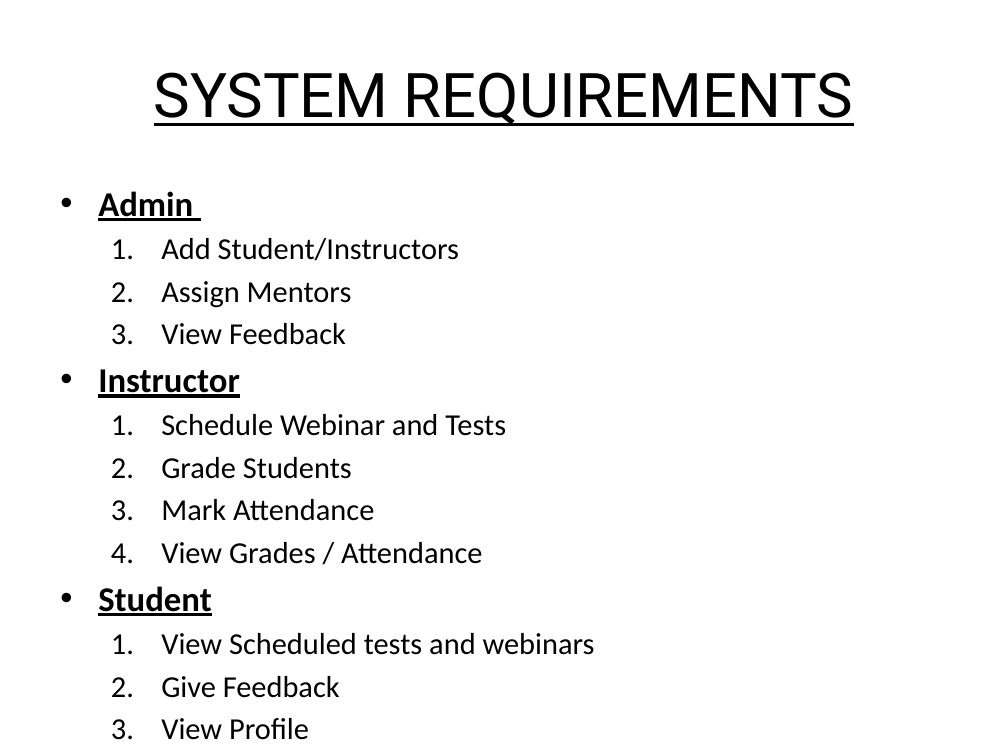
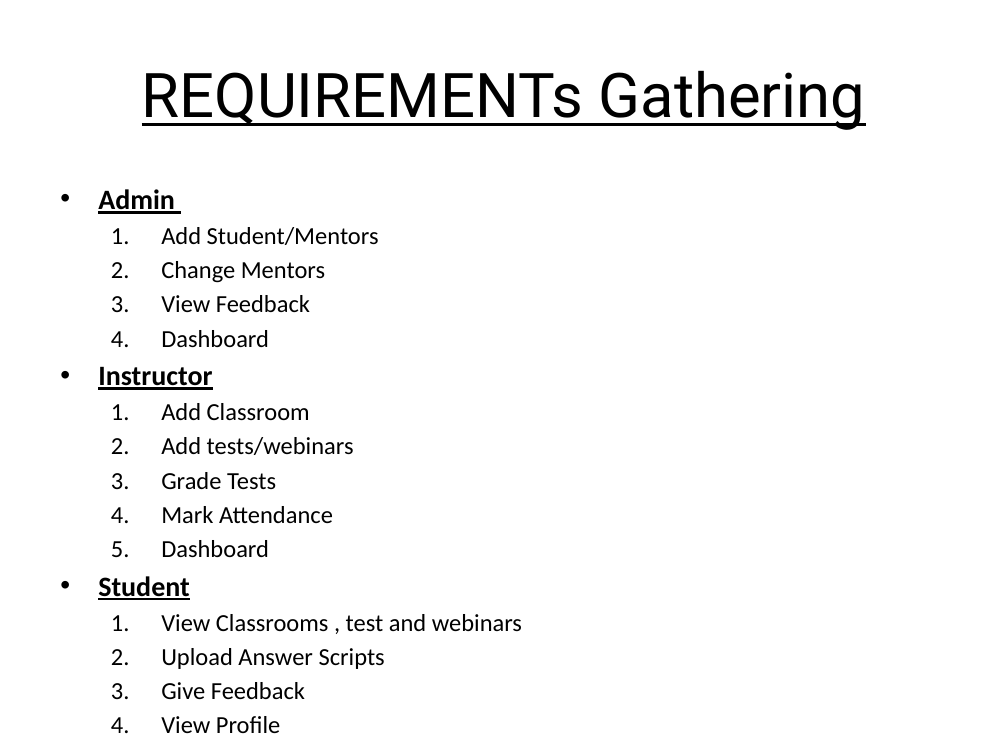
Before and after one commit to Srivathssan-Vijayakumar/SPD_Website, a slide deck: slide 4 of Mentor-Mentee-Portal/SPD Presentation/SPD Presentation.pptx (slide 8 before the commit). Drawn at 1008x756 pixels with LibreOffice and Linux fonts; fonts in the diff are those of the drawing. Boxes give left, top, right and bottom in pixels: in the first picture for what was removed or moved away, otherwise in the second. Text is boxed around its words. In the diff, an @@ line names an element or a change of style, - is before the commit and + after.

```diff
--- a/Mentor-Mentee-Portal/SPD Presentation/SPD Presentation.pptx
+++ b/Mentor-Mentee-Portal/SPD Presentation/SPD Presentation.pptx
@@ title at bbox=[142, 70, 865, 130]: text changed @@
-SYSTEM REQUIREMENTS
+REQUIREMENTs Gathering
@@ text at bbox=[98, 189, 333, 733]: size 24.8 to 20 pt in "Admin", "Instructor", "Student"; size 21.7 to 17.5 pt in "View Feedback", "Mark Attendance", "Give Feedback", "View Profile" @@
@@ text at bbox=[161, 227, 379, 283]: text changed; size 21.7 to 17.5 pt @@
-  1. Add Student/Instructors
-  2. Assign Mentors
+  1. Add Student/Mentors
+  2. Change Mentors
@@ text at bbox=[161, 330, 269, 347]: paragraph added @@
+  4. Dashboard
@@ text at bbox=[161, 403, 354, 489]: text changed; size 21.7 to 17.5 pt @@
-  1. Schedule Webinar and Tests
-  2. Grade Students
+  1. Add Classroom
+  2. Add tests/webinars
+  3. Grade Tests
@@ text at bbox=[161, 540, 269, 557]: text changed; size 21.7 to 17.5 pt @@
-  4. View Grades / Attendance
+  5. Dashboard
@@ text at bbox=[161, 614, 522, 669]: text changed; size 21.7 to 17.5 pt @@
-  1. View Scheduled tests and webinars
+  1. View Classrooms , test and webinars
+  2. Upload Answer Scripts
```
Also in this commit, not shown: 4 other slides changed, 30 slides added, 3 slides removed, 1 other file.
